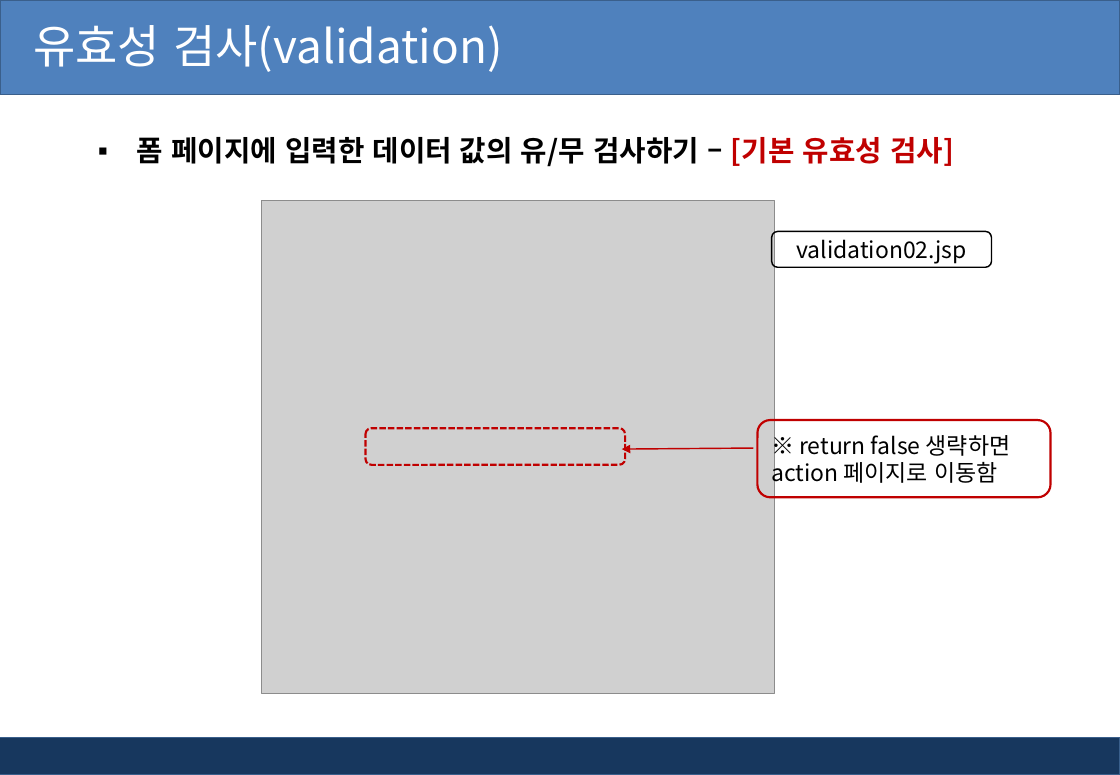
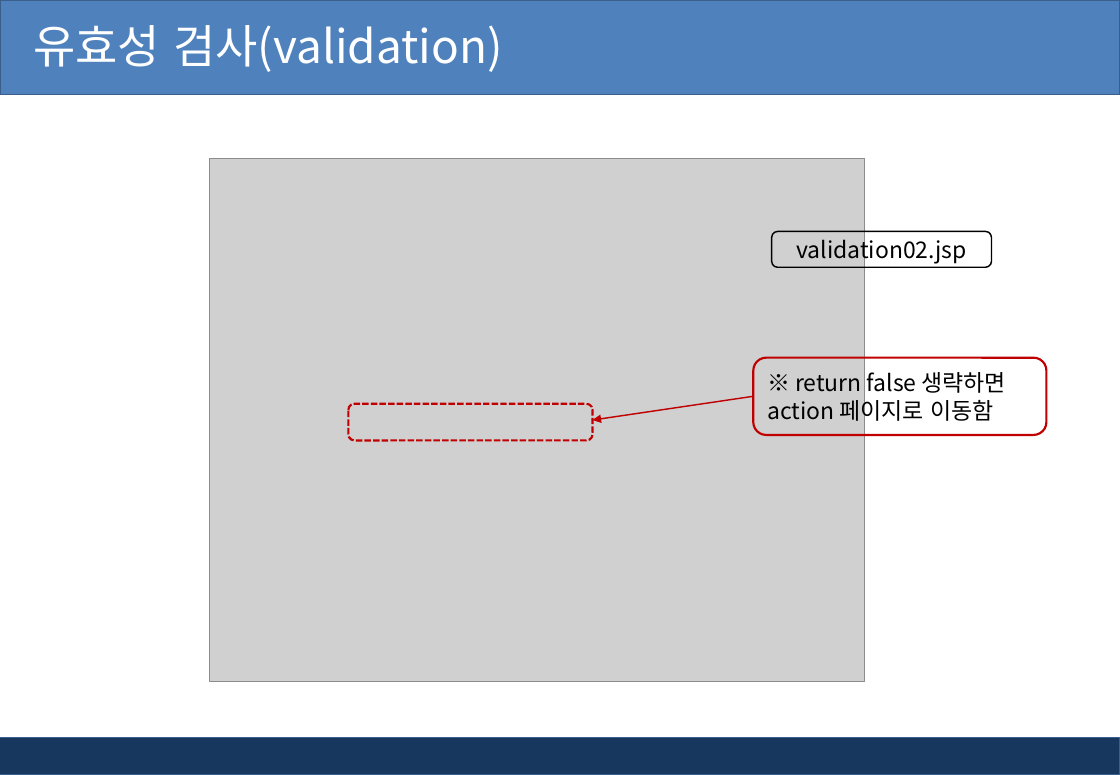
Before and after one commit to kiyongee2/green_project_web, a slide deck: slide 8 of jsp_ppt/6장. jsp 유효성검사와 정규표현식.pptx (slide 6 before the commit). Drawn at 1120x775 pixels with LibreOffice and Linux fonts; fonts in the diff are those of the drawing; grey boxes stand for pictures; background and template pictures are left out. Boxes give left, top, right and bottom in pixels: in the first picture for what was removed or moved away, otherwise in the second. Text is boxed around its words. In the diff, an @@ line names an element or a change of style, - is before the commit and + after.

```diff
--- a/jsp_ppt/6장. jsp 유효성검사와 정규표현식.pptx
+++ b/jsp_ppt/6장. jsp 유효성검사와 정규표현식.pptx
@@ text removed at (137,137,954,167) @@
-▪ 폼 페이지에 입력한 데이터 값의 유/무 검사하기 – [기본 유효성 검사]
@@ picture: place and size @@
-picture at (262,201,775,694)
+picture at (210,159,865,683)
@@ rounded rectangle "※ return false 생략하면": place and size @@
-rounded rectangle "※ return false 생략하면" at (758,420,1051,497)
+rounded rectangle "※ return false 생략하면" at (754,358,1047,435)
@@ rounded rectangle: place and size @@
-rounded rectangle at (365,428,625,464)
+rounded rectangle at (349,404,593,441)
@@ arrow moved from (754, 449) - (622, 450) to (754, 397) - (593, 420) @@
```
Also in this commit, not shown: 8 other slides changed, 1 slide added, 4 slides removed, 16 other files.
